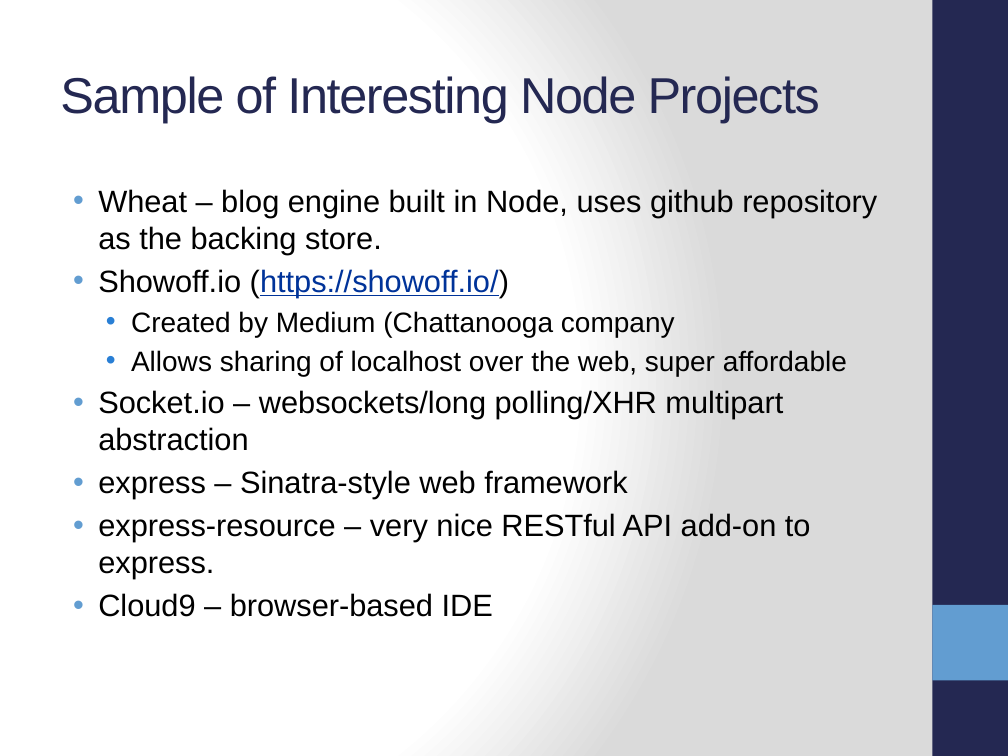
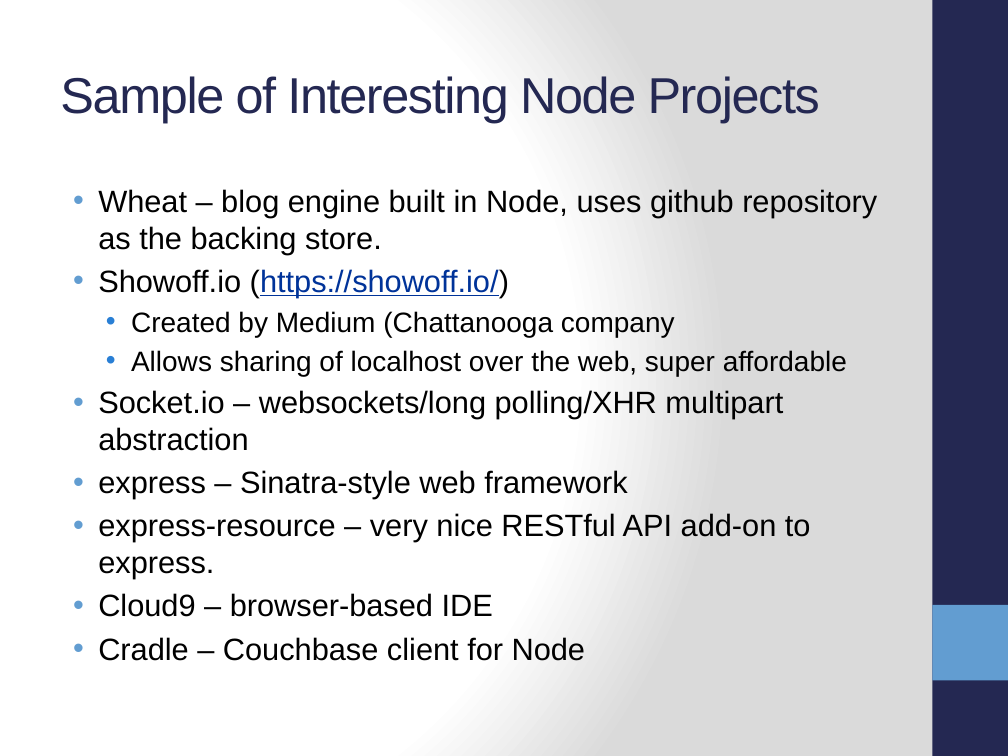
Before and after one commit to ifandelse/DevLink-2011---Getting-Started-With-Nodejs, a slide deck: slide 23 of PowerPoint/GettingStartedWithNodejs.pptx. Drawn at 1008x756 pixels with LibreOffice and Linux fonts; fonts in the diff are those of the drawing. Boxes give left, top, right and bottom in pixels: in the first picture for what was removed or moved away, otherwise in the second. Text is boxed around its words. In the diff, an @@ line names an element or a change of style, - is before the commit and + after.

```diff
--- a/PowerPoint/GettingStartedWithNodejs.pptx
+++ b/PowerPoint/GettingStartedWithNodejs.pptx
@@ text at (98, 637, 585, 661): paragraph added @@
+• Cradle – Couchbase client for Node
```
Also in this commit, not shown: 3 other slides changed.
